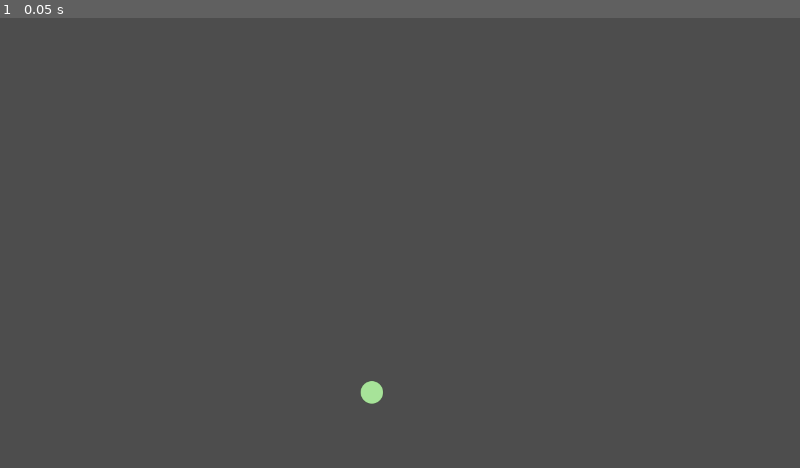
Above: before the commit, frame 1.
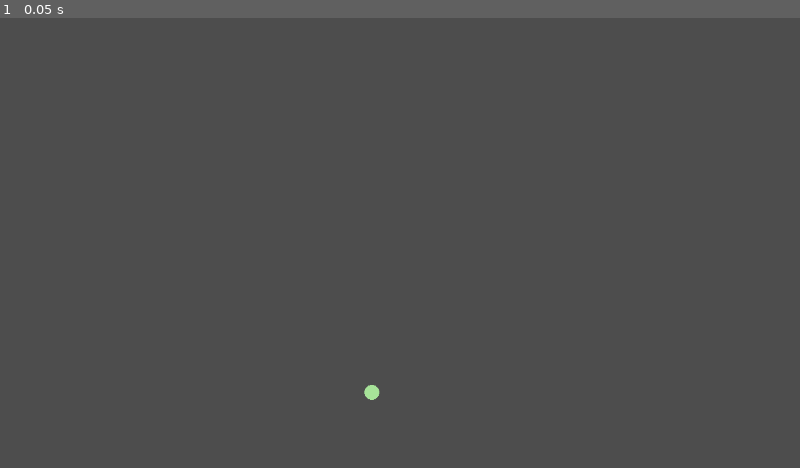
Above: after the commit, the same moment.

Repository: The-glitch-girls/game-off-2025
Game: Godot game, scene res://scenes/Main.tscn
The game is run twice, just before and just after one commit, with the same random seed, the same clock (stepped at 60 frames per second) and the same inputs. The engine's default icon, where the game draws it, is replaced by a stand-in: a white triangle on a blue panel in a dark square.
Inputs:
- Up to frame 1 (0.05 s): no input

The runs differ from the first frame. In frame 1, less than 0.1% of the frame differs, in the area x 45-48%, y 80-86%.

Commit message:
feat: escene areutilizable point, point verde inicial aparece en escena

Diff:
--- a/waves-game/scenes/Main.tscn
+++ b/waves-game/scenes/Main.tscn
@@ -1,6 +1,13 @@
-[gd_scene load_steps=2 format=3 uid="uid://d2mupqiwpqi3g"]
+[gd_scene load_steps=3 format=3 uid="uid://d2mupqiwpqi3g"]
 
 [ext_resource type="Script" uid="uid://cnt52bo07kwyf" path="res://scripts/main.gd" id="1_elqb8"]
 
+[sub_resource type="Environment" id="Environment_elqb8"]
+glow_enabled = true
+glow_intensity = 2.33
+
 [node name="Main" type="Node2D"]
 script = ExtResource("1_elqb8")
+
+[node name="WorldEnvironment" type="WorldEnvironment" parent="."]
+environment = SubResource("Environment_elqb8")
--- a/waves-game/scenes/Point.tscn
+++ b/waves-game/scenes/Point.tscn
@@ -1,19 +1,6 @@
-[gd_scene load_steps=5 format=3 uid="uid://dontvx011bxug"]
+[gd_scene load_steps=2 format=3 uid="uid://dontvx011bxug"]
 
-[ext_resource type="Script" uid="uid://dwo7a18bepw8d" path="res://scripts/point.gd" id="1_jlaq0"]
-[ext_resource type="Shader" uid="uid://dgc8eo3c2irys" path="res://shaders/circle_glow.gdshader" id="2_fgtah"]
-[ext_resource type="Texture2D" uid="uid://dbeyg7ifai06" path="res://icon.svg" id="3_c6jnk"]
-
-[sub_resource type="ShaderMaterial" id="ShaderMaterial_c6jnk"]
-shader = ExtResource("2_fgtah")
-shader_parameter/color = Color(1, 1, 1, 1)
-shader_parameter/glow_strength = 0.4
-shader_parameter/glow_size = 0.15
+[ext_resource type="Script" uid="uid://ixi070act1uu" path="res://scripts/point.gd" id="1_jlaq0"]
 
 [node name="Point" type="Node2D"]
 script = ExtResource("1_jlaq0")
-
-[node name="Circle" type="Sprite2D" parent="."]
-material = SubResource("ShaderMaterial_c6jnk")
-scale = Vector2(0.3, 0.301)
-texture = ExtResource("3_c6jnk")
--- a/waves-game/scripts/point.gd
+++ b/waves-game/scripts/point.gd
@@ -6,13 +6,26 @@
 # > punto meta (morado) - goal
 
 @export var point_type: String = "start" # start | target | goal
+@export var radius: float = 12.0
 
 func _ready():
-	var mat : ShaderMaterial = $Circle.material
-	if point_type == "start":
-		mat.set("shader_parameter/color", Color("#A7E399")) # verde neon
-	elif point_type == "target":
-		mat.set("shader_parameter/color", Color("#F6FF99")) # amarillo
-		$Circle.visible = false
-	elif point_type == "goal":
-		mat.set("shader_parameter/color", Color("#B771E5")) # morado
+	if has_method("update"):
+		call_deferred("update")
+	else:
+		print("Método update() no existe")
+
+func _draw():
+	var color: Color
+	match point_type:
+		"start":
+			color = Color("#A7E399") # verde neon
+			draw_circle(Vector2.ZERO, radius, color)
+		"target":
+			color = Color("#F6FF99") # amarillo
+			#$Circle.visible = false
+		"goal":
+			color = Color("#B771E5") # morado
+			draw_circle(Vector2.ZERO, radius, color)
+		_:
+			color = Color.WHITE
+			draw_circle(Vector2.ZERO, radius, color)
--- a/waves-game/shaders/circle_glow.gdshader
+++ /dev/null
@@ -1,37 +0,0 @@
-shader_type canvas_item;
-
-uniform vec4 color : source_color = vec4(1.0);
-uniform float glow_strength = 0.4;
-uniform float glow_size = 0.15;
-
-void vertex() {
-	// Called for every vertex the material is visible on.
-}
-
-// Usa la textura original como base
-void fragment() {
-	vec2 uv = UV * 2.0 - 1.0; // centramos UV en (0,0)
-	float dist = length(uv);
-
-	// círculo (borde suave)
-	float circle = 1.0 - smoothstep(0.9, 1.0, dist);
-
-	// glow hacia afuera
-	float glow = smoothstep(0.9, 1.0 + glow_size, dist) * glow_strength;
-
-	vec4 tex = texture(TEXTURE, UV);
-
-	// Máscara circular sobre la textura
-	float alpha = tex.a * circle;
-
-	vec3 final_color = color.rgb * alpha;
-	final_color += color.rgb * glow; // glow
-
-	COLOR = vec4(final_color, alpha);
-}
-
-
-//void light() {
-//	// Called for every pixel for every light affecting the CanvasItem.
-//	// Uncomment to replace the default light processing function with this one.
-//}
Not shown, changed: waves-game/scripts/point.gd.uid
Not shown, removed: waves-game/shaders/circle_glow.gdshader.uid
